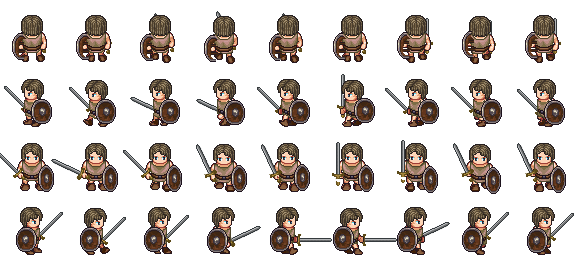
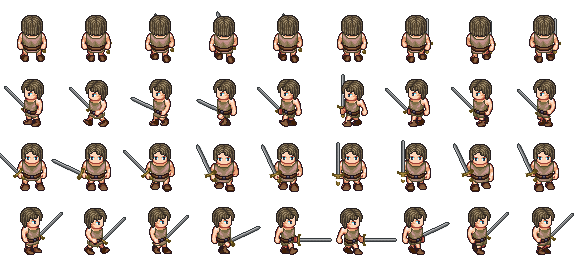
Comparing the layer stacks of the two (576, 256) images. Changes:
hid "Capa 5" over [12, 31, 566, 253]
